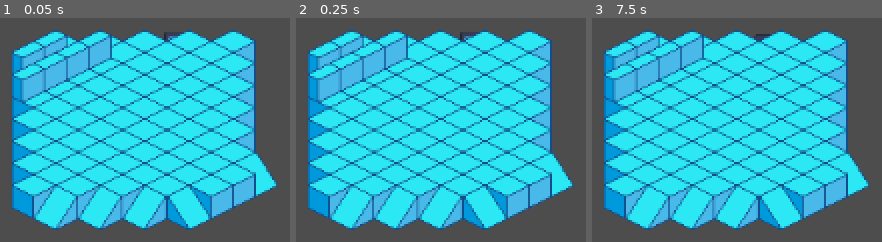
Above: before the commit, frames 1-3 (left to right).
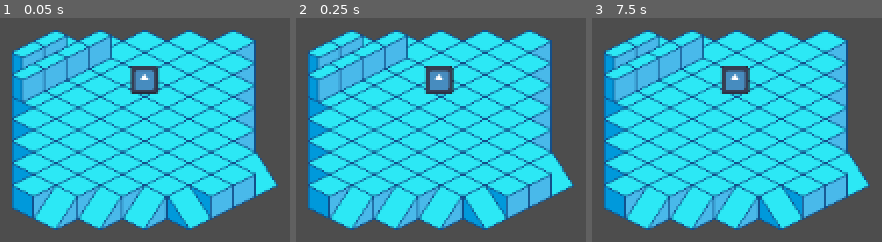
Above: after the commit, the same moments.

Repository: seanj29/LostEchoes
Game: Godot game, scene res://Scenes/Main.tscn
Same seed, same stepped clock (60 frames per second), same inputs: the game is played once before the commit and once after it. The engine's default icon, where the game draws it, is replaced by a stand-in: a white triangle on a blue panel in a dark square.
Inputs:
- Up to frame 1 (0.05 s): no input
- Up to frame 2 (0.25 s): no input
- Up to frame 3 (7.5 s): tap Enter (ui_accept) at 0.5, 0.77, 1.25, 1.52, 2, 2.75, 3.02, 3.5, 3.77, 4.25, 4.52, 6.02, 6.77 s; hold Right (ui_right) 0.53-2.03 s; hold Left (ui_left) 2.03-2.78 s; hold Right (ui_right) 2.78-4.28 s; hold Left (ui_left) 4.28-5.03 s; hold Right (ui_right) 5.03-5.78 s; hold Left (ui_left) 5.78-7.28 s; hold Right (ui_right) from 7.28 s (still down)

The runs differ from the first frame. In frame 1, 1.3% of the frame differs, in the area x 44-61%, y 6-34%; in frame 2, 1.3%; in frame 3, 1.3%.

Commit message:
change char position

Diff:
--- a/Scenes/Main.tscn
+++ b/Scenes/Main.tscn
@@ -5,10 +5,10 @@
 
 [node name="Node2D" type="Node2D"]
 
+[node name="TileMap" parent="." instance=ExtResource("1_s360k")]
+
 [node name="PlayerCharacter" parent="." instance=ExtResource("2_gi58w")]
 y_sort_enabled = true
-position = Vector2(433, 221)
+position = Vector2(414, 241)
 scale = Vector2(0.160002, 0.160002)
 floor_stop_on_slope = false
-
-[node name="TileMap" parent="." instance=ExtResource("1_s360k")]
